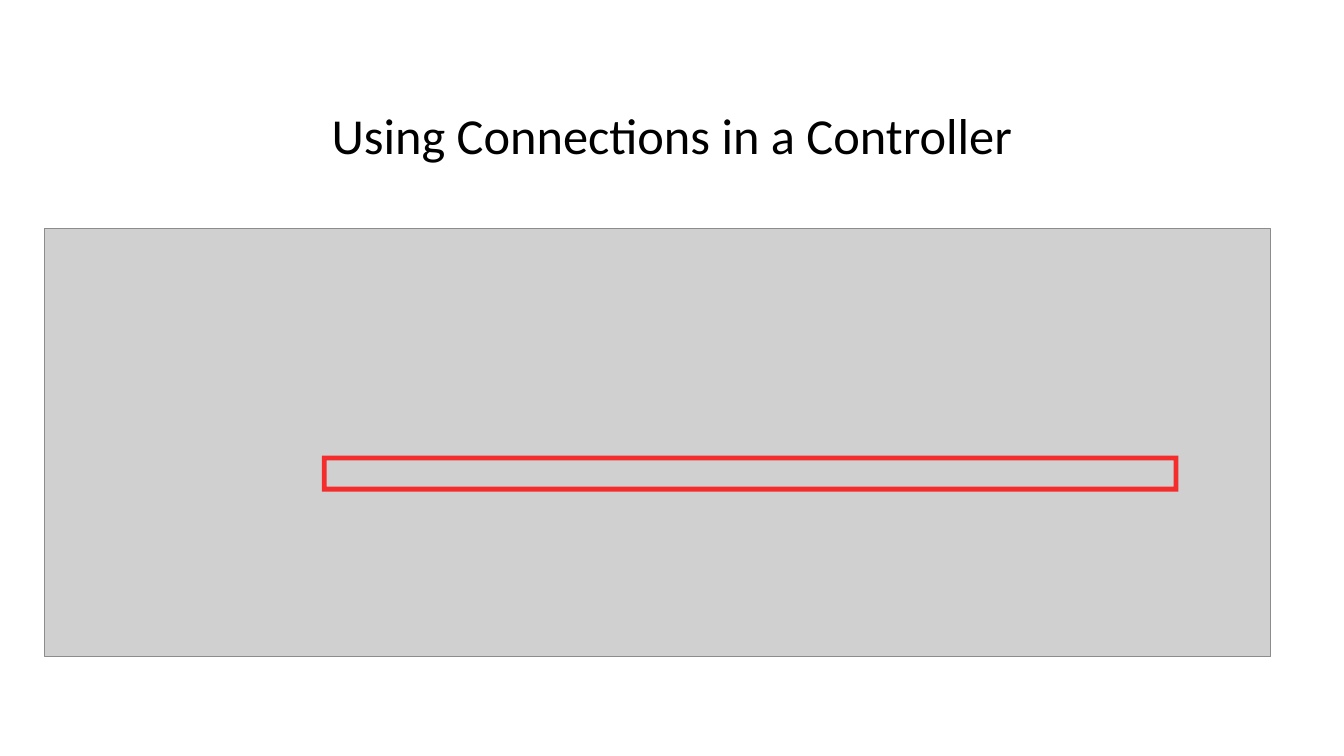
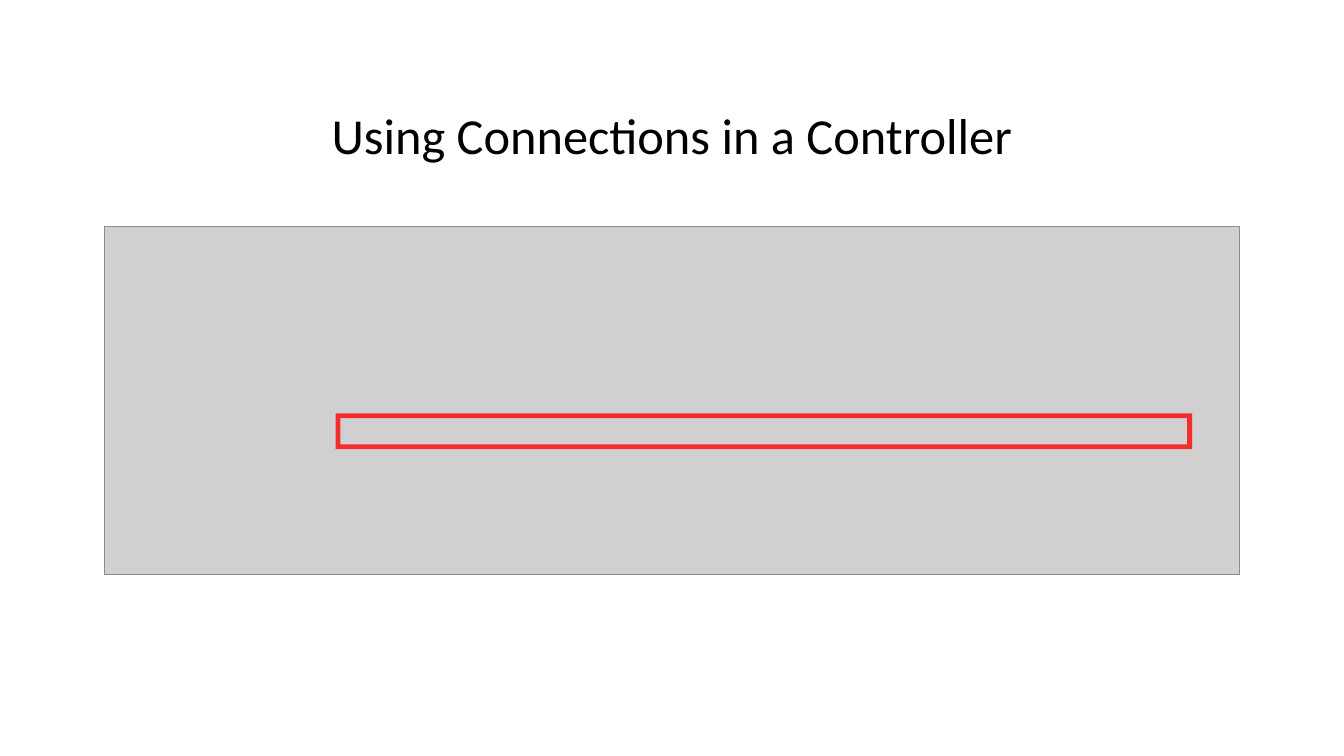
Before and after one commit to DHI/DomainServicesCourse, a slide deck: slide 23 of Presentations/DS-course-2-backend-basics.pptx (slide 20 before the commit). Drawn at 1344x756 pixels with LibreOffice and Linux fonts; fonts in the diff are those of the drawing; grey boxes stand for pictures. Boxes give left, top, right and bottom in pixels: in the first picture for what was removed or moved away, otherwise in the second. Text is boxed around its words. In the diff, an @@ line names an element or a change of style, - is before the commit and + after.

```diff
--- a/Presentations/DS-course-2-backend-basics.pptx
+++ b/Presentations/DS-course-2-backend-basics.pptx
@@ picture: place and size @@
-picture at (44, 229, 1270, 657)
+picture at (105, 227, 1239, 575)
@@ rectangle: place and size @@
-rectangle at (325, 458, 1177, 489)
+rectangle at (338, 415, 1190, 447)
```
Also in this commit, not shown: 8 other slides changed, 9 slides added, 5 slides removed, 1 other file.
